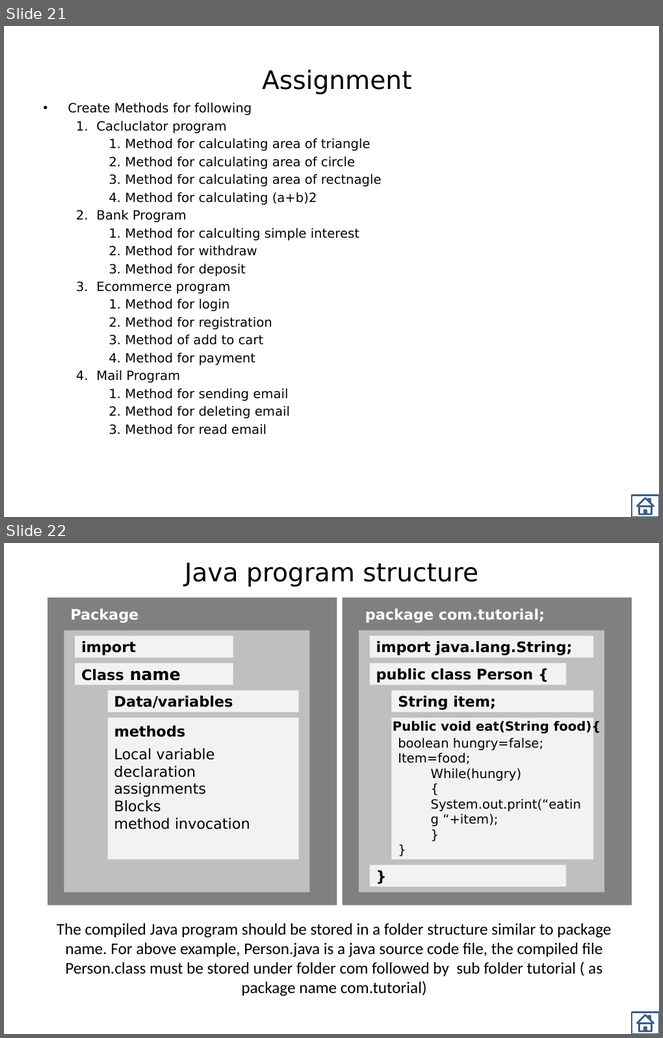
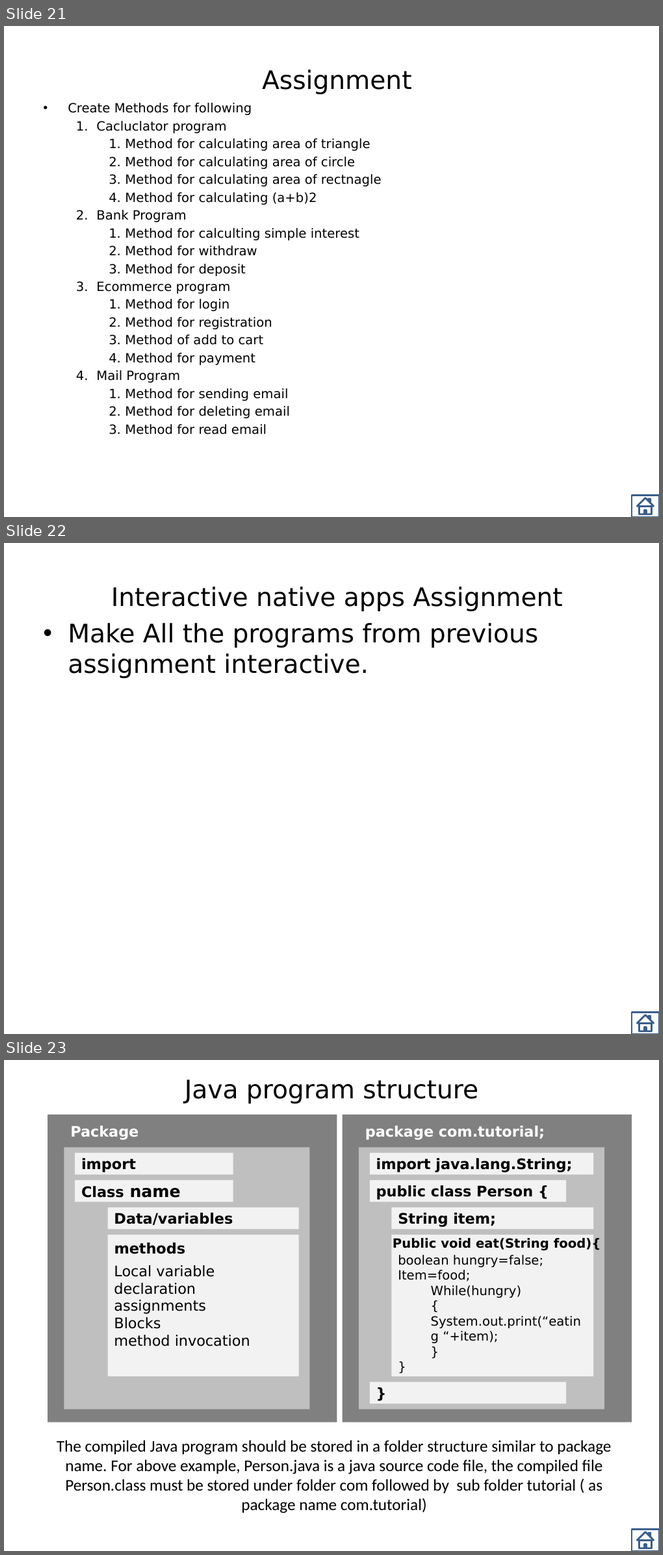
Before and after one commit to thinkcodegravity/dec24java, a slide deck: Java_st.pptx. Shown one above the other, each under a label of ours: slides 21 and 22 before the commit, slides 21, 22 and 23 after it. The pictures are 663x1038 and 663x1555 pixels, drawn with LibreOffice and Linux fonts; fonts in the diff are those of the drawing. Boxes give left, top, right and bottom in pixels: in the first picture for what was removed or moved away, otherwise in the second. Text is boxed around its words. In the diff, an @@ line names an element or a change of style, - is before the commit and + after.

Commit message:
interactive app and control flow

```diff
--- a/Java_st.pptx
+++ b/Java_st.pptx
@@ slide 22 added at (4,543,659,1034), background #FFFFFF @@
@@ title added at (111,587,562,611), 28 pt, text #000000 @@
+Interactive native apps Assignment
@@ text added at (68,623,538,678), 28 pt, text #000000 @@
+• Make All the programs from previous assignment interactive.
@@ action button home added at (632,1013,659,1034), outline #3A5F8C 2 pt @@
@@ what was slide 22 is now slide 23 @@
```
Also in this commit, not shown: 6 other files.
